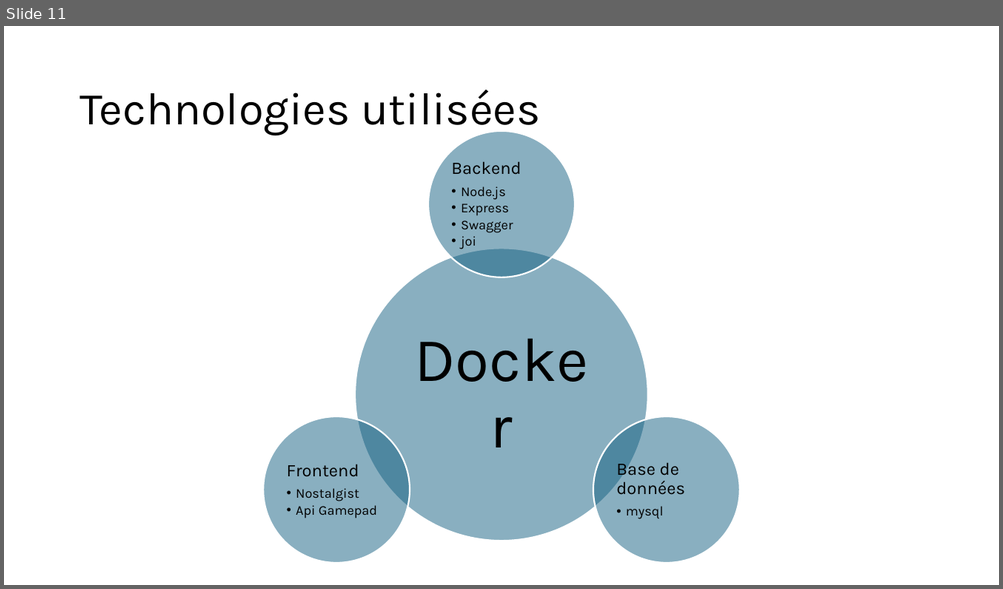
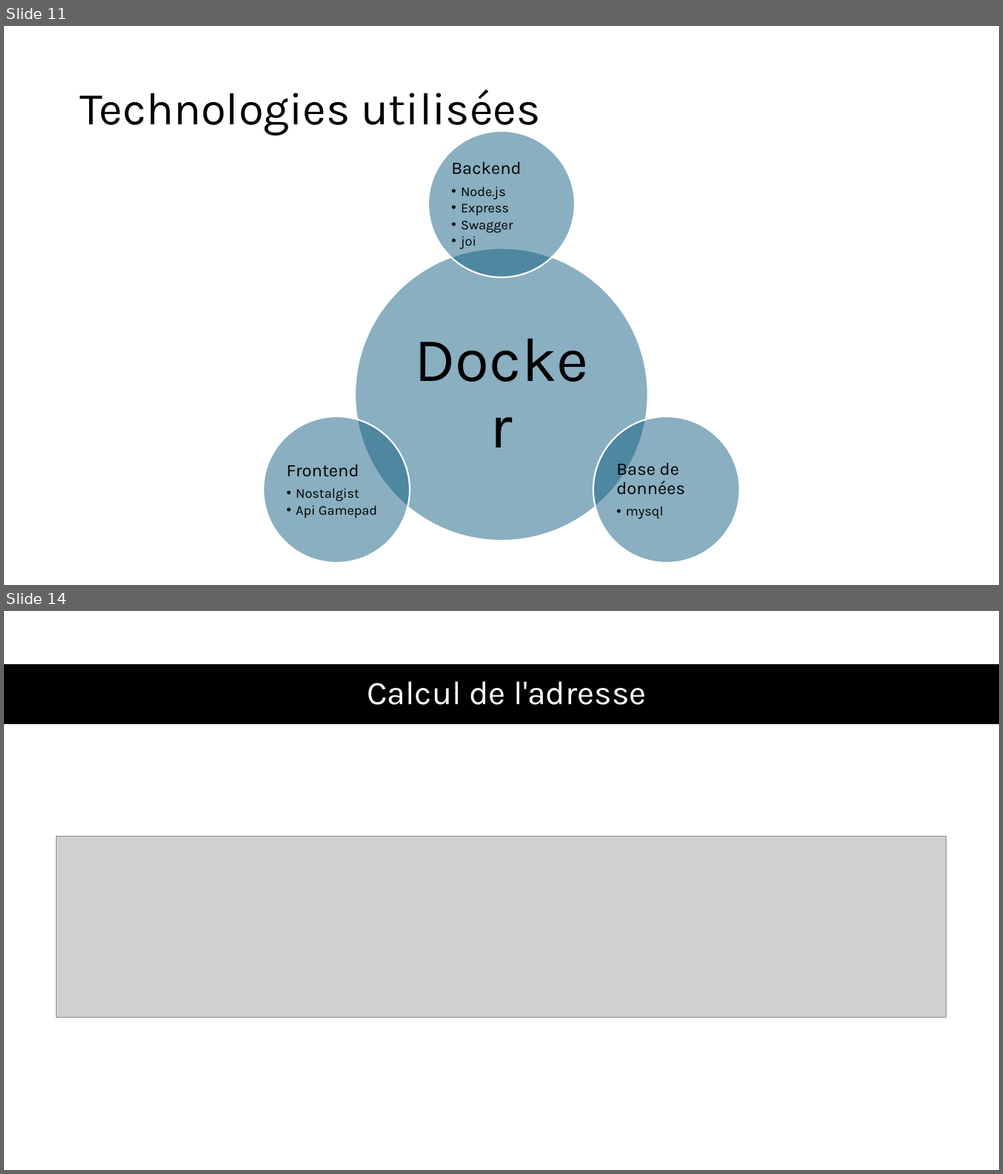
Before and after one commit to Barras-Matias-emf/306-G2-ArcadiaBox, a slide deck: documentation/ArcadiaboxPresentation.pptx. Shown one above the other, each under a label of ours: slide 11 before the commit, slides 11 and 14 after it; the slides between them are not shown. The pictures are 1003x589 and 1003x1174 pixels, drawn with LibreOffice and Linux fonts; fonts in the diff are those of the drawing; grey boxes stand for pictures. Boxes give left, top, right and bottom in pixels: in the first picture for what was removed or moved away, otherwise in the second. Text is boxed around its words. In the diff, an @@ line names an element or a change of style, - is before the commit and + after.

```diff
--- a/documentation/ArcadiaboxPresentation.pptx
+++ b/documentation/ArcadiaboxPresentation.pptx
@@ slide 14 added at <box>4,611,999,1170</box>, background #FFFFFF @@
@@ rectangle added at <box>4,664,999,724</box>, fill #000000 @@
@@ title added at <box>367,681,646,705</box>, 32 pt, text #FFFFFF @@
+Calcul de l'adresse
@@ picture added at <box>57,836,946,1017</box> @@
```
Also in this commit, not shown: 3 slides changed, 3 other slides added, 11 other files.
